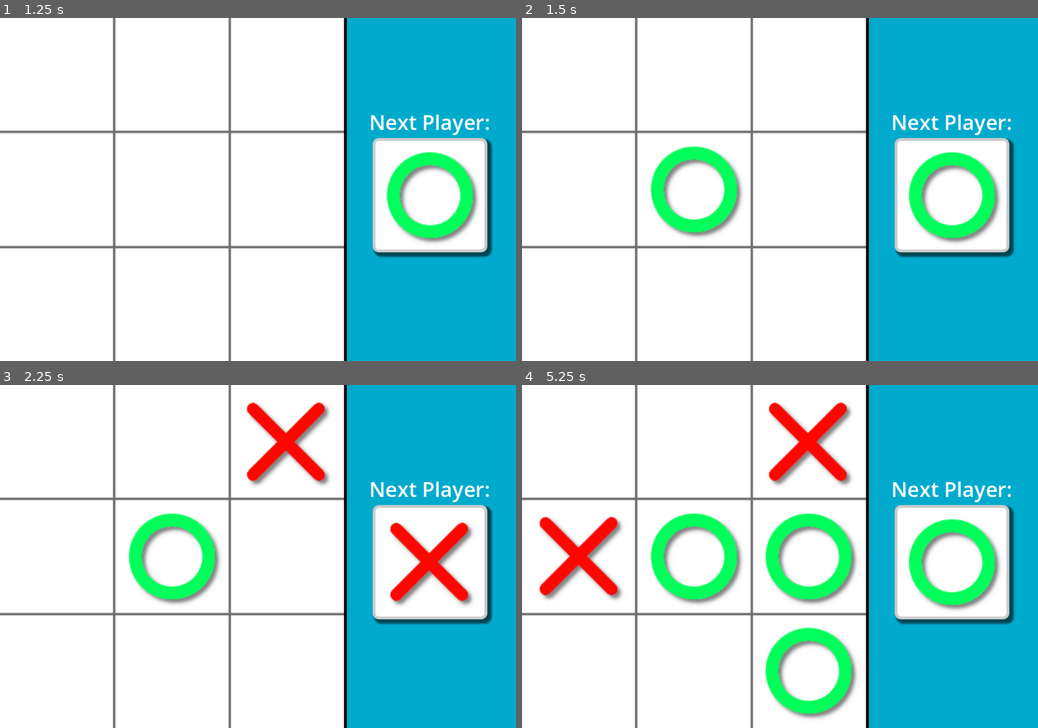
Above: before the commit, frames 1-4 (two rows, left to right).
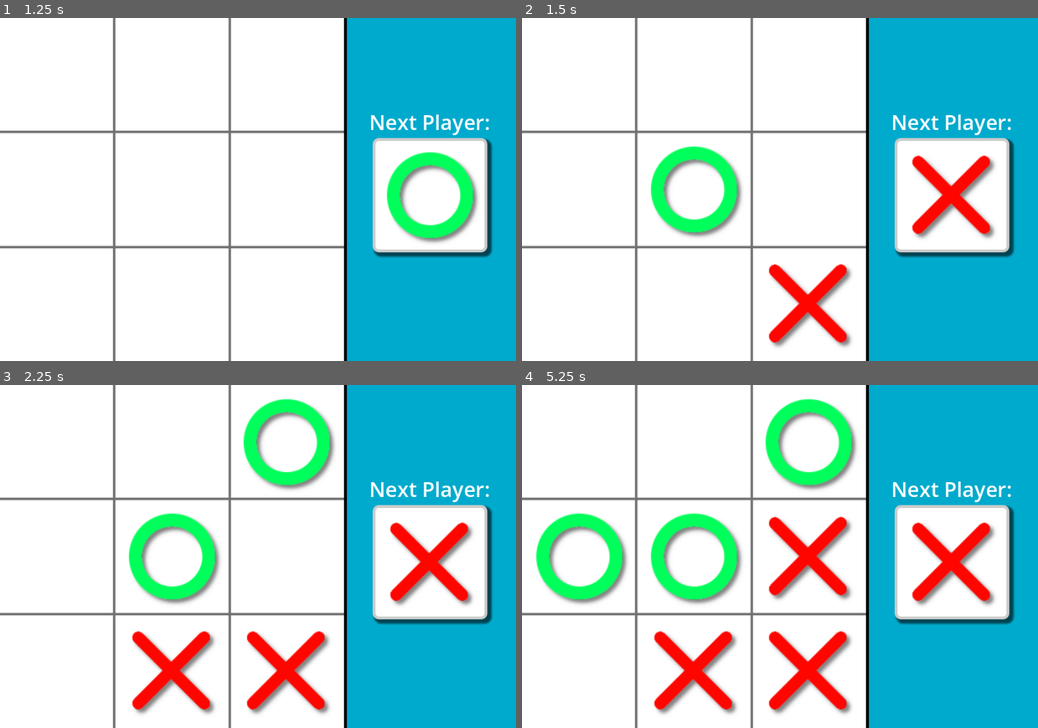
Above: after the commit, the same moments.

Repository: imsudonym/godot-tictactoe
Game: Godot game, scene res://scenes/main.tscn
Same seed, same stepped clock (60 frames per second), same inputs: the game is played once before the commit and once after it.
Inputs (mouse positions are in pixels of both pictures, inside the frame that each line leads up to):
- Up to frame 1 (1.25 s): tap Enter at 0.5 s; move the mouse to (371, 172) at 0.52 s; click (371, 172) at 0.67 s
- Up to frame 2 (1.5 s): tap Space at 1.25 s; move the mouse to (676, 206) at 1.27 s; click (676, 206) at 1.42 s
- Up to frame 3 (2.25 s): tap Enter at 2 s; move the mouse to (309, 481) at 2.02 s; click (309, 481) at 2.17 s
- Up to frame 4 (5.25 s): tap Space at 2.75, 4.25 s; move the mouse to (754, 625) at 2.77 s; click (754, 625) at 2.92 s; tap Enter at 3.5 s; move the mouse to (934, 607) at 3.52 s; click (934, 607) at 3.67 s; move the mouse to (625, 505) at 4.27 s; click (625, 505) at 4.42 s; move the mouse to (805, 556) at 5.02 s; click (805, 556) at 5.17 s

Frame 1 is identical in both runs. In frame 2, 5.5% of the frame differs, in the area x 47-93%, y 39-97%; in frame 3, 7.4%; in frame 4, 20%, in the area x 2-93%, y 3-98%.

Commit message:
dumb minimax implementation

Diff:
--- a/scripts/main.gd
+++ b/scripts/main.gd
@@ -5,18 +5,22 @@
 @onready var next_player_panel: Panel = $NextPlayerPanel
 @onready var game_over_menu: CanvasLayer = $GameOverMenu
 
-var player: int
+const PLAYER: int = 1
+const COMPUTER: int = -1
+
+var active_player: int
 var next_player
 var grid_data: Array
 var grid_pos: Vector2i
 var board_width: int
 var cell_size: int
-var moves: int = 9
+var moves_left: int = 9
 var winner: int
 
 func _ready() -> void:
 	board_width = $Board.texture.get_width()
-	cell_size = board_width / 3 # Divide board_width by 3 to get the size of individual cells
+	# Divide board_width by 3 to get the size of individual cells
+	cell_size = board_width / 3
 	new_game()
 
 func _input(event) -> void:
@@ -25,27 +29,44 @@
 		mark_cell()
 
 func mark_cell():
+	# Marks a cell with X or O and checks if theres a winner
 	if grid_data[grid_pos.y][grid_pos.x] == 0:
-		grid_data[grid_pos.y][grid_pos.x] = player
-		create_marker(player, grid_pos * cell_size + Vector2i(cell_size/2, cell_size/2))
-		moves -= 1
-		if check_winner() != 0 || moves == 0:
-			handle_game_over()
+		grid_data[grid_pos.y][grid_pos.x] = PLAYER
+		create_marker(active_player, grid_pos * cell_size + Vector2i(cell_size/2, cell_size/2))
+		winner = evaluate_winner(grid_data)
+		print('winner:', winner, ' not has_moves_left():',  not has_moves_left())
+		if winner != 0 || not has_moves_left():
+			handle_game_over_ui()
+		else:
+			update_next_player()
+			active_player = COMPUTER
+			ai_move()
+
+func ai_move():
+	var board = grid_data.duplicate(true)
+	var best_move = find_best_move(board)
+	grid_data[best_move.y][best_move.x] = COMPUTER
+	create_marker(active_player, best_move * cell_size + Vector2i(cell_size/2, cell_size/2))
+	winner = evaluate_winner(grid_data)
+	if winner != 0 || not has_moves_left():
+		handle_game_over_ui()
+	else:
 		update_next_player()
-		player *= -1
+		active_player = PLAYER
 
 func update_next_player():
+	# Updates the next player UI
 	next_player.queue_free()
-	create_marker(player, next_player_panel.position + Vector2(cell_size/2, cell_size/2), true)
-
-func handle_game_over():
+	create_marker(active_player, next_player_panel.position + Vector2(cell_size/2, cell_size/2), true)
+
+func handle_game_over_ui():
 	get_tree().paused = true
 	game_over_menu.show()
 	var game_over_msg: String
 	if winner == 1:
-		game_over_msg = "Player 1 wins!"
+		game_over_msg = "O wins!"
 	elif winner == -1:
-		game_over_msg = "Player 2 wins!"
+		game_over_msg = "X wins!"
 	else:
 		game_over_msg = "It's a tie!"
 	game_over_menu.get_node("WinnerLabel").text = game_over_msg
@@ -59,9 +80,9 @@
 	return false
 
 func new_game():
-	player = 1
+	active_player = PLAYER
 	winner = 0
-	moves = 9
+	moves_left = 9
 	grid_data = [
 		[0, 0, 0],
 		[0, 0, 0],
@@ -69,7 +90,7 @@
 	]
 	get_tree().call_group("circles", "queue_free")
 	get_tree().call_group("crosses", "queue_free")
-	create_marker(player, next_player_panel.position + Vector2(cell_size/2, cell_size/2), true)
+	create_marker(active_player, next_player_panel.position + Vector2(cell_size/2, cell_size/2), true)
 	game_over_menu.hide()
 	get_tree().paused = false
 
@@ -81,22 +102,190 @@
 	marker.position = position
 	add_child(marker)
 
-func check_winner():
-	var matrix = grid_data
+func has_moves_left():
+	for i in range(3) :
+		for j in range(3) :
+			if (grid_data[i][j] == 0) :
+				return true
+	return false
+
+func evaluate_winner(board):
 	var diagonal_down_sum: int
 	var diagonal_up_sum: int
-	for i in len(matrix):
+	for i in len(board):
 		var row_sum: int
 		var col_sum: int
-		for j in len(matrix[i]):
-			row_sum += matrix[i][j]
-			col_sum += matrix[j][i]
-		diagonal_up_sum += matrix[i][len(matrix[i])-1-i]
-		diagonal_down_sum += matrix[i][i]
+		# Sums of rows/col
+		for j in len(board[i]):
+			row_sum += board[i][j]
+			col_sum += board[j][i]
+		# Sums on diagonals
+		diagonal_up_sum += board[i][len(board[i])-1-i]
+		diagonal_down_sum += board[i][i]
 		var sums = [row_sum, col_sum, diagonal_up_sum, diagonal_down_sum]
-		if 3 in sums: winner = 1
-		if -3 in sums: winner = -1
-	return winner
+		# If sum is 3 winner is X (value=1)
+		# If sum is -3 winner is O (value=-1)
+		# Else no winner (value=0)
+		if 3 in sums: return 1
+		if -3 in sums: return -1
+	return 0
+
+func evaluate_b(b, depth):
+	var score = 0
+	for row in range(3) :
+		if (b[row][0] == b[row][1] and b[row][1] == b[row][2]) :
+			if (b[row][0] == active_player) :
+				score = 10
+			elif (b[row][0] == active_player * -1) :
+				score = -10
+
+	 # Checking for Columns for X or O victory.
+	for col in range(3) :
+
+		if (b[0][col] == b[1][col] and b[1][col] == b[2][col]) :
+			if (b[0][col] == active_player) :
+				return 10
+			elif (b[0][col] == active_player * -1) :
+				return -10
+
+	# Checking for Diagonals for X or O victory.
+	if (b[0][0] == b[1][1] and b[1][1] == b[2][2]) :
+		if (b[0][0] == active_player) :
+			return 10
+		elif (b[0][0] == active_player * -1) :
+			return -10
+
+	if (b[0][2] == b[1][1] and b[1][1] == b[2][0]) :
+		if (b[0][2] == active_player) :
+			return 10
+		elif (b[0][2] == active_player * -1) :
+			return -10
+
+	# Else if none of them have won then return 0
+	if score == 10: score -= depth
+	if score == -10: score += depth
+	return score
+
+func minimax(board, depth, is_max):
+	var score = evaluate_b(board, depth)
+
+	# if maximizer has won the game, return score
+	if (score == 10):
+		return score + depth
+	# if minimizer has won the game, return score
+	if (score == -10):
+		return score - depth
+
+	# if no more moves left, it's a tie
+	if (not has_moves_left()): return 0
+
+	# maximizers move
+	if (is_max):
+		var best = -1000
+		# traverse all cells
+		for i in range(3):
+			for j in range(3):
+				# check if cell is empty
+				if(board[i][j]==0):
+					board[i][j] = active_player # make the move
+					# call minimimax recursively and choose the maximum value
+					best = max(best, minimax(board, depth + 1, not is_max))
+					board[i][j] = 0 # undo the move
+		return best
+	else: # minimizers move
+		var best = 1000
+
+		# traverse all cells
+		for i in range(3):
+			for j in range(3):
+				# check if cell is empty
+				if board[i][j] == 0:
+					board[i][j] = active_player * -1 # make the move
+					# call minimimax recursively and choose the minimum value
+					best = min(best, minimax(board, depth + 1, not is_max))
+					board[i][j] = 0 # undo the move
+		return best
+
+#func score(board, depth):
+	#if winner == PLAYER:
+		#return 10 - depth
+	#elif winner == OPPONENT:
+		#return depth - 10
+	#return 0
+
+#func minimax2(board, depth):
+	#var score = evaluate_b(board)
+	#
+	#
+	#if (not has_moves_left()): return 0
+	#
+	#var scores = []
+	#var moves = []
+	#
+	#var available_moves = get_available_moves(board)
+	#for move in available_moves:
+		#var possible_game = get_new_state(board, move)
+		#scores.append(minimax2(possible_game, depth + 1))
+		#moves.append(move)
+	#
+	#print(scores)
+	#
+	## Do the min or the max calculation
+	#if player == OPPONENT:
+		## This is the max calculation
+		##var max_score_index = scores.find(scores.max())
+		##var chosen_move = moves[max_score_index]
+		##return scores[max_score_index]
+		#return 10
+	#else:
+		## This is the min calculation
+		##var min_score_index = scores.find(scores.min())
+		##var chosen_move = moves[min_score_index]
+		##return scores[min_score_index]
+		#return 10
+	#
+#func get_available_moves(board):
+	#var moves: Array[Vector2i]
+	#for y in range(3):
+		#for x in range(3):
+			#if board[y][x] == 0:
+				#moves.append(Vector2i(x, y))
+	#return moves
+	#
+#func get_new_state(board, move):
+	#board[move.y][move.x] = OPPONENT
+	#return board
+
+func find_best_move(board):
+	print(board)
+	print('find_best_move | active_player: ', active_player)
+	var best_val = -1000
+	var best_move = Vector2i(-1, -1)
+	# Traverse all cells, evaluate minimax function for
+	# all empty cells. And return the cell with optimal
+	# value.
+	for y in range(3):
+		for x in range(3):
+			#print('[', y,'][',x,']:',board[y][x],' | board[i][j] == 0:', board[y][x] == 0)
+			# Check if cell is empty
+			if board[y][x] == 0:
+				# Make the move
+				board[y][x] = active_player
+				# Compute evaluation function for this move
+				var move_val = minimax(board, 0, true)
+				print('checking move: (', x,',', y,'):', move_val, ' | best_val:', best_val)
+				#print('move_val: ', move_val, '| best_val:', best_val)
+				# Undo the move
+				board[y][x] = 0
+				# If the value of the current move is
+				# more than the best value, then update
+				# best/
+				if (move_val >= best_val) :
+					best_move = Vector2i(x, y)
+					best_val = move_val
+
+	print("-----------best_val :", best_val, ', best_move: ', best_move)
+	return best_move
 
 func _on_game_over_menu_restart() -> void:
 	new_game()
